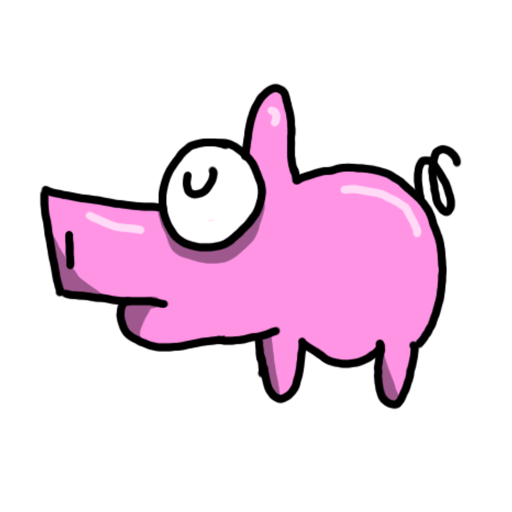
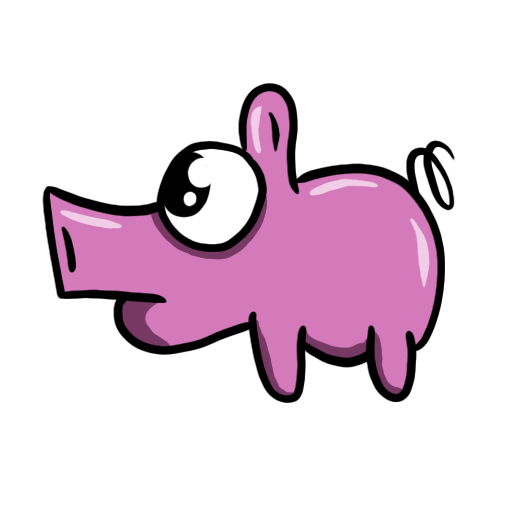
Layers edited between the first and the second w=512, h=512 image:
added layer "Ebene 8" above "Ebene 6" over [182, 152, 219, 218]
added layer "Ebene 6" above "Ebene 9" over [42, 83, 455, 403]
added layer "Ebene 9" above "Ebene 7" over [60, 106, 430, 399]
added layer "Ebene 7" above "Gruppe 2" over [42, 87, 441, 399]
moved "Ebene 1" into group "Gruppe 2" over [39, 83, 462, 410]
moved "Gruppe 1" into group "Gruppe 2" over [39, 83, 462, 410]
